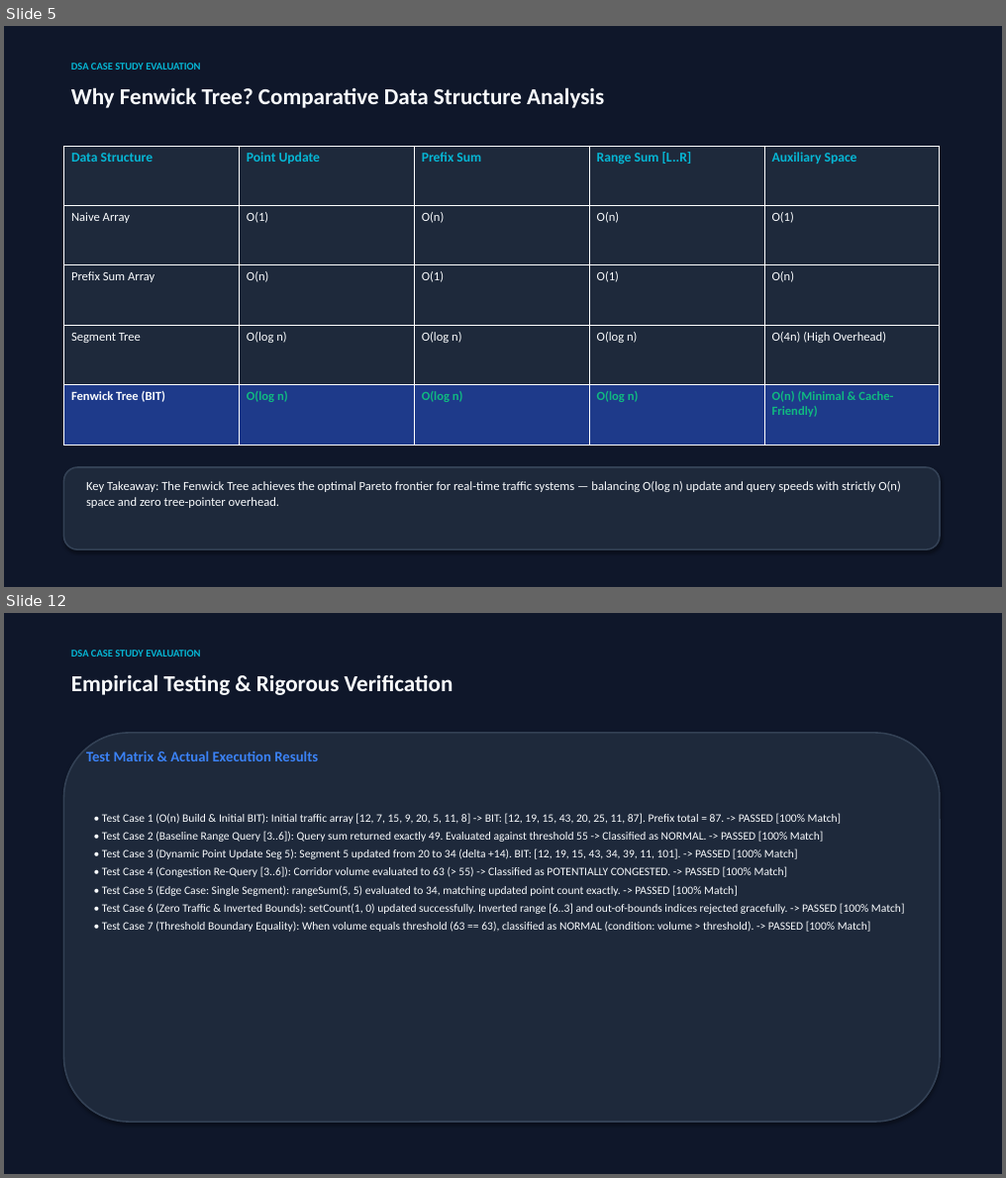
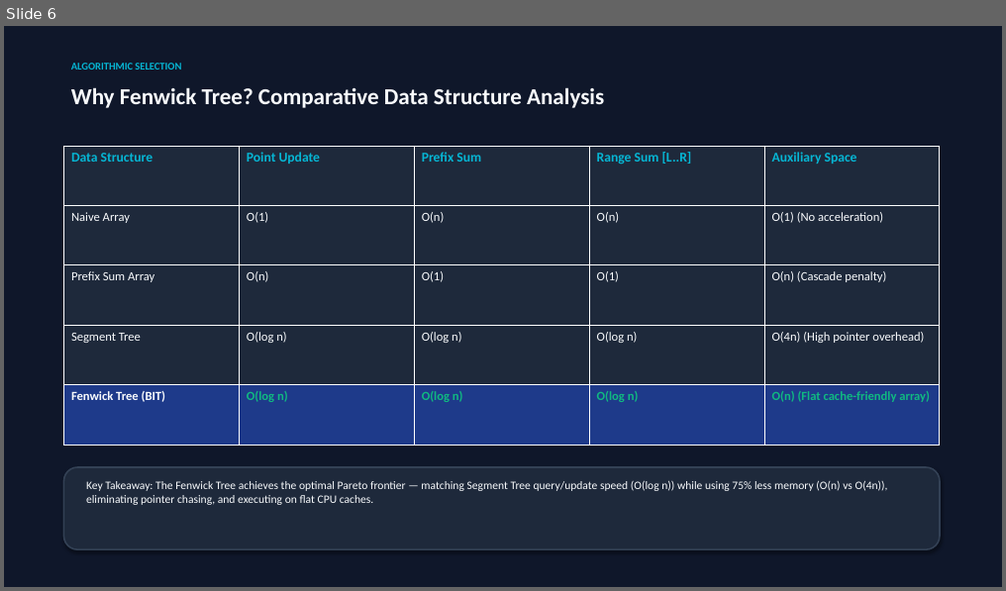
Before and after one commit to Jeyadev3/FlowGrid_Traffic_Analytics, a slide deck: presentation/Fenwick_Tree_Case_Study.pptx. Shown one above the other, each under a label of ours: slides 5 and 12 before the commit, slide 6 after it; the slides between them are not shown. The pictures are 1006x1178 and 1006x591 pixels, drawn with LibreOffice and Linux fonts; fonts in the diff are those of the drawing. Boxes give left, top, right and bottom in pixels: in the first picture for what was removed or moved away, otherwise in the second. Text is boxed around its words. In the diff, an @@ line names an element or a change of style, - is before the commit and + after.

Commit message:
docs: update Fenwick Tree case study presentation with Member 4 integration

```diff
--- a/presentation/Fenwick_Tree_Case_Study.pptx
+++ b/presentation/Fenwick_Tree_Case_Study.pptx
@@ slide 12 removed at [4, 613, 1002, 1174], background #0F172A @@
@@ text removed at [71, 650, 200, 657] @@
-DSA CASE STUDY EVALUATION
@@ text removed at [71, 674, 453, 695] @@
-Empirical Testing & Rigorous Verification
@@ rounded rectangle removed at [63, 733, 940, 1122] @@
@@ text removed at [86, 751, 318, 761] @@
-Test Matrix & Actual Execution Results
@@ text removed at [102, 813, 905, 932] @@
-• Test Case 1 (O(n) Build & Initial BIT): Initial traffic array [12, 7, 15, 9, 20, 5, 11, 8] -> BIT: [12, 19, 15, 43, 20, 25, 11, 87]. Prefix total = 87. -> PASSED [100% Match]
-• Test Case 2 (Baseline Range Query [3..6]): Query sum returned exactly 49. Evaluated against threshold 55 -> Classified as NORMAL. -> PASSED [100% Match]
-• Test Case 3 (Dynamic Point Update Seg 5): Segment 5 updated from 20 to 34 (delta +14). BIT: [12, 19, 15, 43, 34, 39, 11, 101]. -> PASSED [100% Match]
-• Test Case 4 (Congestion Re-Query [3..6]): Corridor volume evaluated to 63 (> 55) -> Classified as POTENTIALLY CONGESTED. -> PASSED [100% Match]
-• Test Case 5 (Edge Case: Single Segment): rangeSum(5, 5) evaluated to 34, matching updated point count exactly. -> PASSED [100% Match]
-• Test Case 6 (Zero Traffic & Inverted Bounds): setCount(1, 0) updated successfully. Inverted range [6..3] and out-of-bounds indices rejected gracefully. -> PASSED [100% Match]
-• Test Case 7 (Threshold Boundary Equality): When volume equals threshold (63 == 63), classified as NORMAL (condition: volume > threshold). -> PASSED [100% Match]
@@ what was slide 5 is now slide 6 @@
@@ slide 6 changed as well @@
@@ text at [71, 63, 181, 70]: text changed @@
-DSA CASE STUDY EVALUATION
+ALGORITHMIC SELECTION
@@ table at [63, 146, 940, 445] @@
-row 2, column 5: O(1)
+row 2, column 5: O(1) (No acceleration)
-row 3, column 5: O(n)
+row 3, column 5: O(n) (Cascade penalty)
-row 4, column 5: O(4n) (High Overhead)
+row 4, column 5: O(4n) (High pointer overhead)
-row 5, column 5: O(n) (Minimal & Cache-Friendly)
+row 5, column 5: O(n) (Flat cache-friendly array)
@@ text at [86, 480, 888, 505]: text changed; size 12 to 11 pt @@
-Key Takeaway: The Fenwick Tree achieves the optimal Pareto frontier for real-time traffic systems — balancing O(log n) update and query speeds with strictly O(n) space and zero tree-pointer overhead.
+Key Takeaway: The Fenwick Tree achieves the optimal Pareto frontier — matching Segment Tree query/update speed (O(log n)) while using 75% less memory (O(n) vs O(4n)), eliminating pointer chasing, and executing on flat CPU caches.
```
Also in this commit, not shown: 9 other slides changed, 6 slides added, 3 other slides removed, 2 other files.
